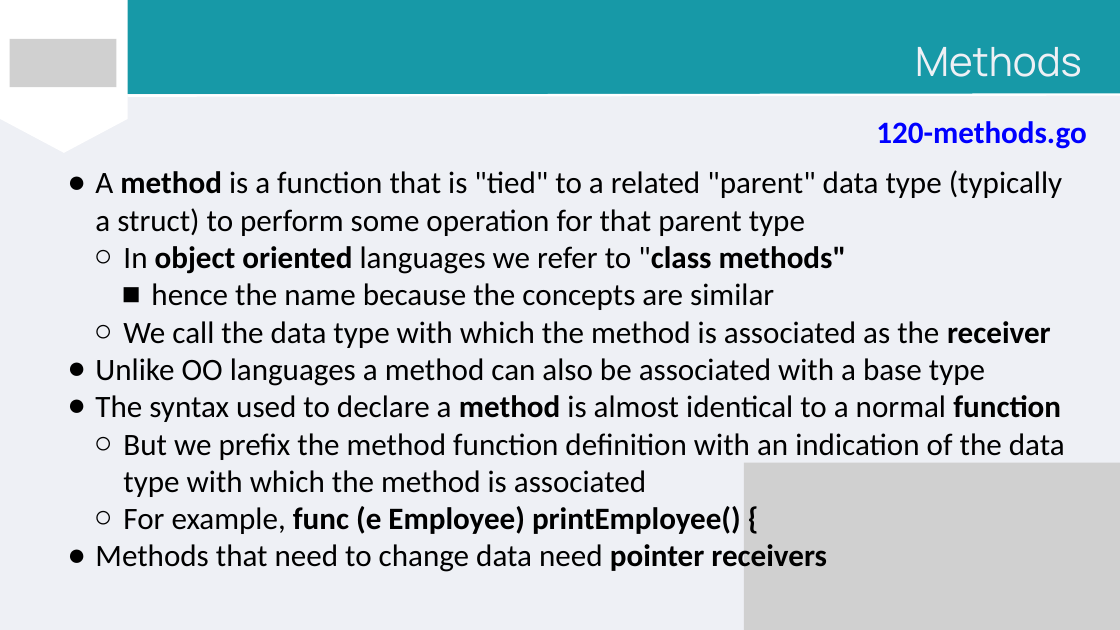
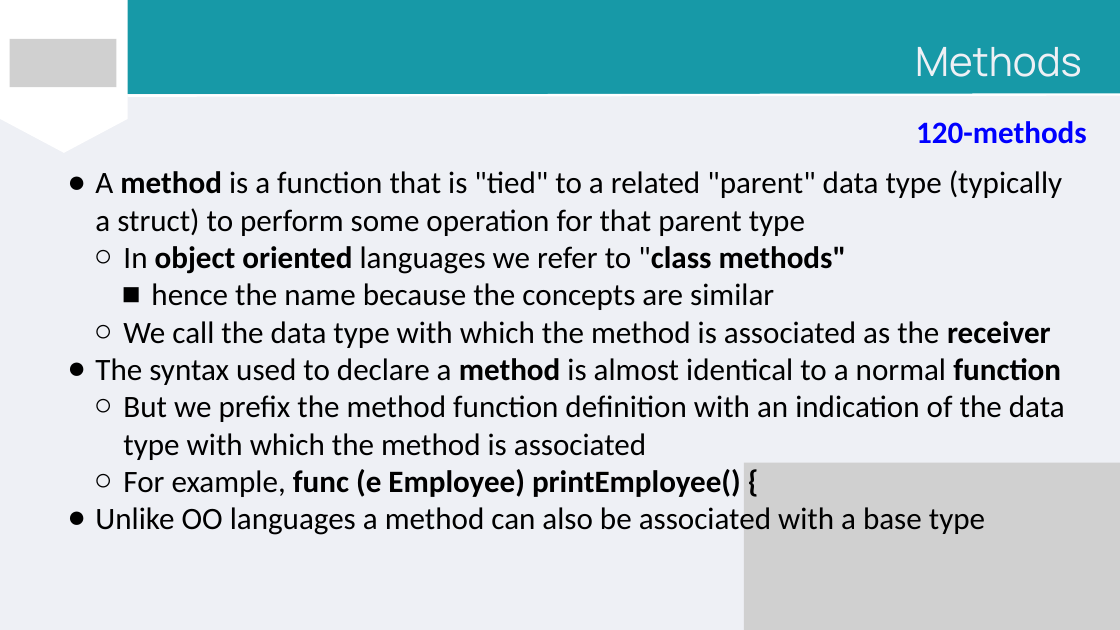
Before and after one commit to PeterWillmot/GoForExperiencedDevelopers, a slide deck: slide 38 of PPT/Go for Experienced Developers.pptx. Drawn at 1120x630 pixels with LibreOffice and Linux fonts; fonts in the diff are those of the drawing; grey boxes stand for pictures. Boxes give left, top, right and bottom in pixels: in the first picture for what was removed or moved away, otherwise in the second. Text is boxed around its words. In the diff, an @@ line names an element or a change of style, - is before the commit and + after.

Commit message:
ppt updated

```diff
--- a/PPT/Go for Experienced Developers.pptx
+++ b/PPT/Go for Experienced Developers.pptx
@@ text at (x1=916, y1=121, x2=1087, y2=144): text changed @@
-120-methods.go
+120-methods
@@ text at (x1=95, y1=358, x2=985, y2=386): paragraph removed @@
-● Unlike OO languages a method can also be associated with a base type
@@ text at (x1=95, y1=507, x2=985, y2=535): text changed @@
-● Methods that need to change data need pointer receivers
+● Unlike OO languages a method can also be associated with a base type
```
Also in this commit, not shown: 25 other slides changed, 2 slides added, 3 slides removed, 5 other files.
